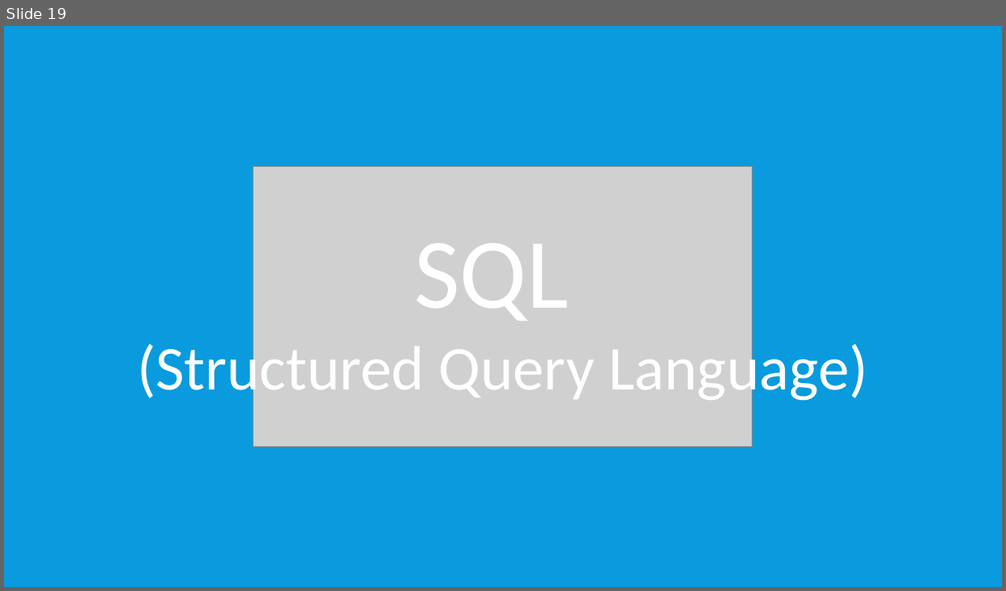
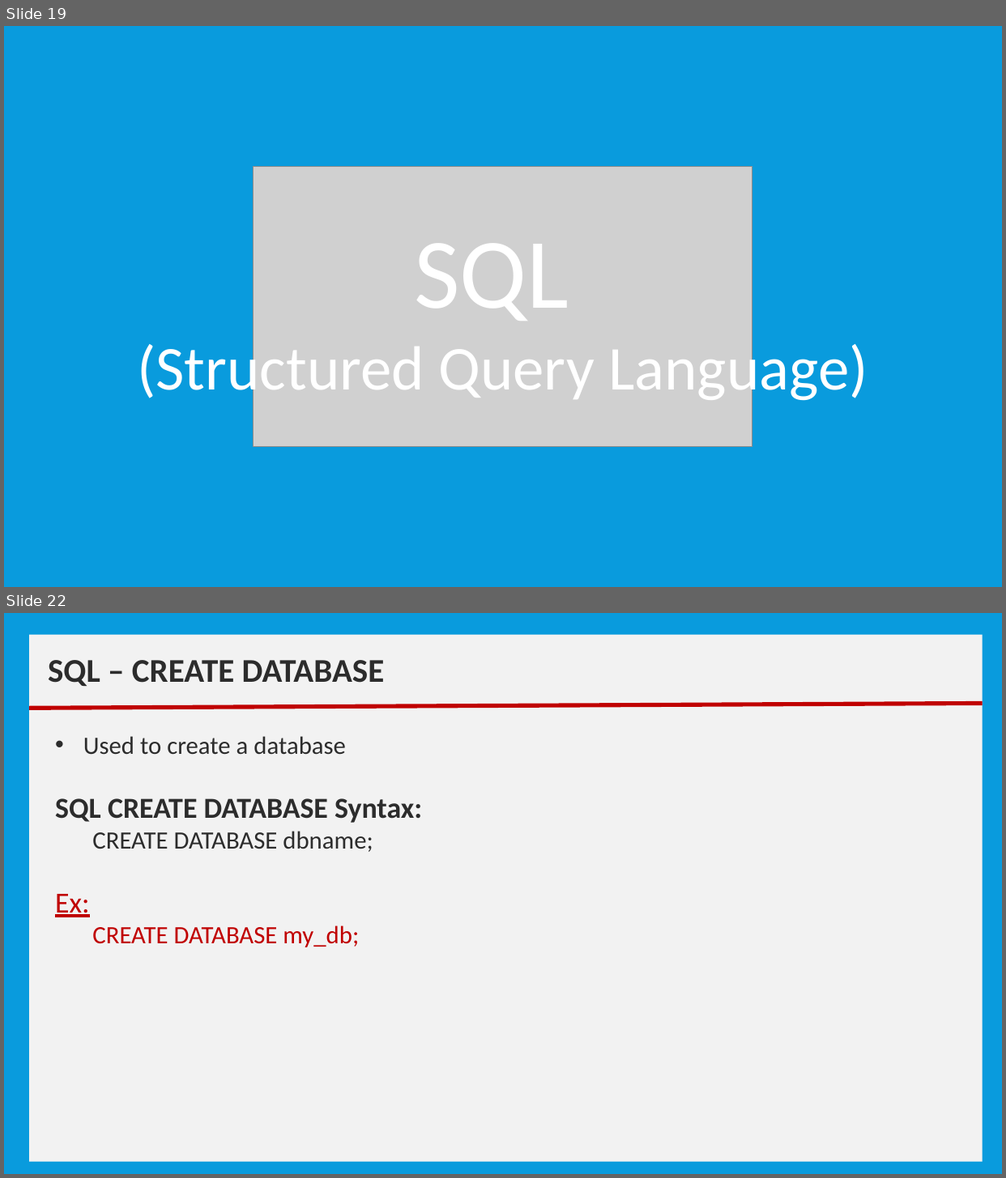
Before and after one commit to nmsgit1234/TechnicalDocs, a slide deck: training/core_java/12_Training_CoreJava_Datbase_Fundamentals.pptx. Shown one above the other, each under a label of ours: slide 19 before the commit, slides 19 and 22 after it; the slides between them are not shown. The pictures are 1006x591 and 1006x1178 pixels, drawn with LibreOffice and Linux fonts; fonts in the diff are those of the drawing; grey boxes stand for pictures. Boxes give left, top, right and bottom in pixels: in the first picture for what was removed or moved away, otherwise in the second. Text is boxed around its words. In the diff, an @@ line names an element or a change of style, - is before the commit and + after.

Commit message:
updated for database basics

```diff
--- a/training/core_java/12_Training_CoreJava_Datbase_Fundamentals.pptx
+++ b/training/core_java/12_Training_CoreJava_Datbase_Fundamentals.pptx
@@ slide 22 added at [4, 613, 1002, 1174], background #099BDD @@
@@ rectangle added at [29, 635, 982, 1162], fill #F2F2F2 @@
@@ text added at [48, 660, 385, 686], 32 pt, text #2C2C2C, bold @@
+SQL – CREATE DATABASE
@@ line added from (29, 708) to (982, 704), #C00000 4 pt @@
@@ text added at [55, 736, 422, 948], 24 pt, text #2C2C2C @@
+• Used to create a database
+SQL CREATE DATABASE Syntax:
+CREATE DATABASE dbname;
+Ex:
+CREATE DATABASE my_db;
```
Also in this commit, not shown: 1 slide changed, 27 other slides added, 16 slides removed, 1 other file.
